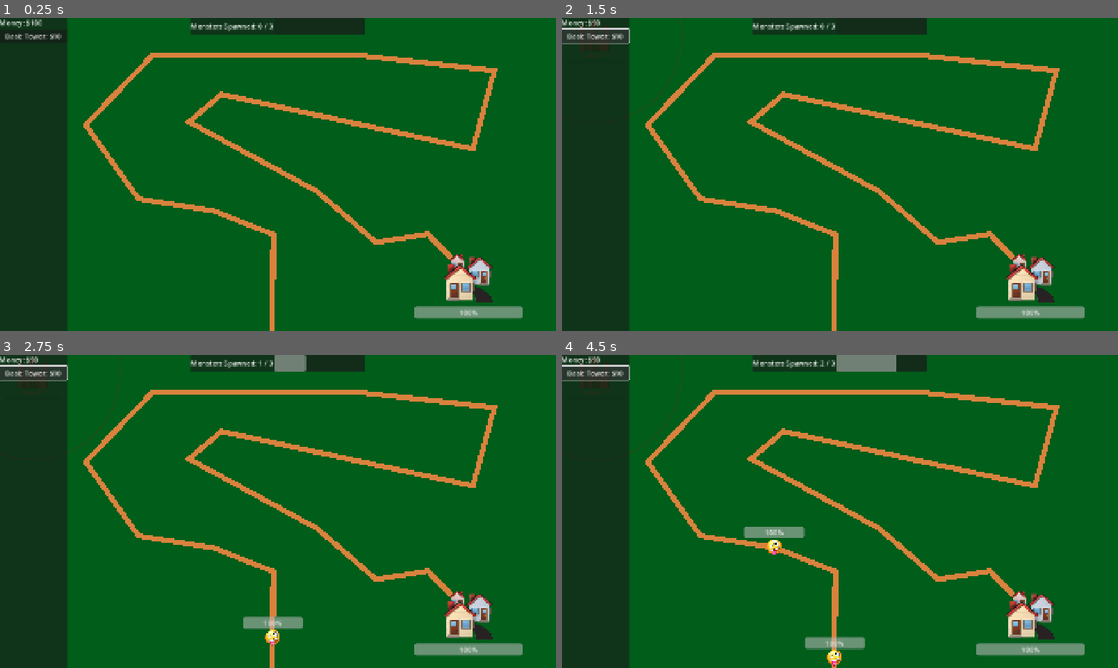
Above: before the commit, frames 1-4 (two rows, left to right).
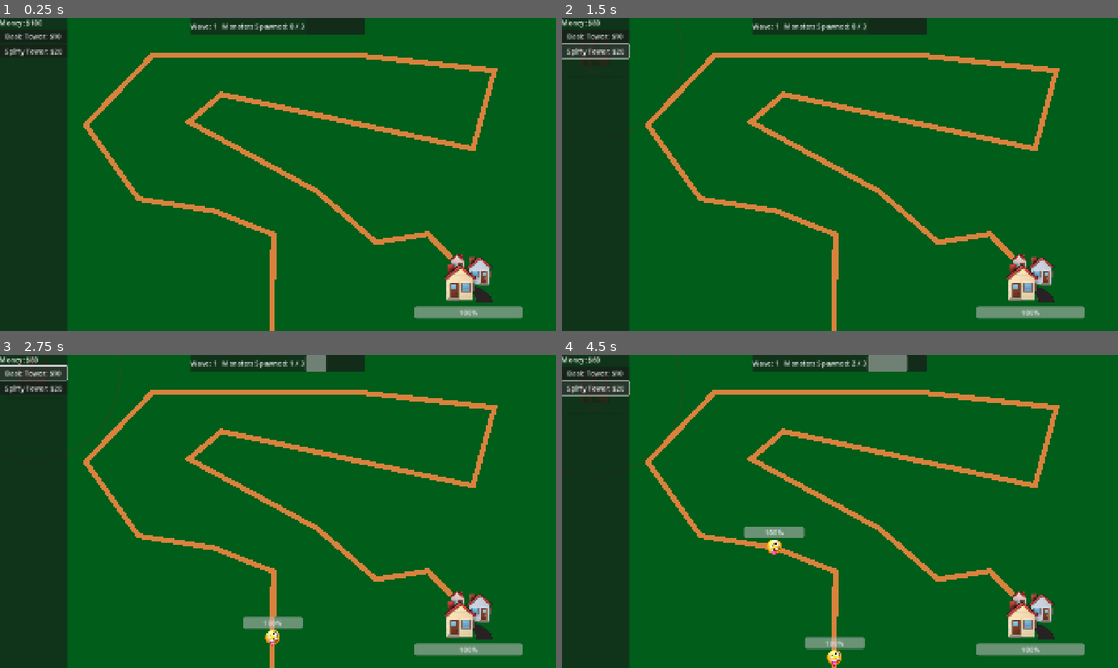
Above: after the commit, the same moments.

Repository: alexcolemandata/tower-defense
Game: Godot game, scene res://game.tscn
Two runs of this game, one before a commit and one after it. Both use one fixed random seed, a clock stepped at 60 frames per second and the inputs below.
Inputs:
- Up to frame 1 (0.25 s): no input
- Up to frame 2 (1.5 s): click "Basic Tower: $10" at 0.5 s; click "Basic Tower: $10" (after the commit: "Spiffy Tower: $20") at 1.25 s
- Up to frame 3 (2.75 s): click "Basic Tower: $10" at 2 s
- Up to frame 4 (4.5 s): click "Basic Tower: $10" (after the commit: "Spiffy Tower: $20") at 2.75 s; click "Basic Tower: $10" at 3.5 s; click "Basic Tower: $10" (after the commit: "Spiffy Tower: $20") at 4.25 s

The runs differ from the first frame. In frame 1, 0.4% of the frame differs, in the area x 0-55%, y 1-13%; in frame 2, 1.1%; in frame 3, 0.8%; in frame 4, 1.5%, in the area x 0-63%, y 0-37%.

Commit message:
ability to trigger next wave

Diff:
--- a/game.gd
+++ b/game.gd
@@ -14,13 +14,15 @@
 var seconds_since_monster: float = 0.
 var money: int = 100
 var purchase_tower_button: Button
+var wave: int = 1
 
 enum GameState {PLAYING, PLACING_TOWER, GAME_OVER, VICTORY}
 var game_state = GameState.PLAYING
 
 
 var tower_costs: Dictionary[String, int] = {
-	"Basic Tower": 10
+	"Basic Tower": 10,
+	"Spiffy Tower": 20,
 }
 
 func _ready() -> void:
@@ -32,6 +34,8 @@
 		var tower_cost = tower_costs[tower_name]
 		purchase_tower_button = in_game_ui.tower_purchase_menu.add_tower_to_purchase(tower_name, tower_cost)
 		purchase_tower_button.pressed.connect(_attempt_purchase.bind(tower_name, tower_cost))
+
+	in_game_ui.next_wave_button.pressed.connect(trigger_next_wave)
 
 	return
 
@@ -55,6 +59,15 @@
 	refresh_money()
 
 	return
+
+func trigger_next_wave() -> void:
+	wave += 1
+	monsters_spawned = 0
+	total_monsters_to_spawn *= 2
+	refresh_monster_counts()
+	in_game_ui.set_next_wave_button_enabled(false)
+	town.stop_celebrating()
+	game_state = GameState.PLAYING
 
 func choosing_tower_placement(tower_name: String) -> void:
 	print("placing: " + tower_name)
@@ -92,6 +105,7 @@
 
 func refresh_monster_counts() -> void:
 	in_game_ui.set_monster_progress(monsters_spawned, total_monsters_to_spawn)
+	in_game_ui.set_wave_number(wave)
 
 func exit_game() -> void:
 	get_tree().quit()
@@ -123,6 +137,7 @@
 
 func victory() -> void:
 	game_state = GameState.VICTORY
+	in_game_ui.set_next_wave_button_enabled(true)
 	town.start_celebrating()
 
 func handle_death(died) -> void:
--- a/game.tscn
+++ b/game.tscn
@@ -56,7 +56,6 @@
 [node name="Town" parent="." instance=ExtResource("4_fc0e3")]
 unique_name_in_owner = true
 position = Vector2(1020, 559)
-max_health = null
 
 [node name="Camera2D" type="Camera2D" parent="."]
 position = Vector2(582, 314)
--- a/in_game_ui.gd
+++ b/in_game_ui.gd
@@ -4,6 +4,11 @@
 @onready var tower_purchase_menu: TowerPurchaseMenu = %TowerPurchaseMenu
 @onready var monster_spawned_progress_bar: ProgressBar = %MonsterSpawnedProgressBar
 @onready var monsters_spawned_label: Label = %MonstersSpawnedLabel
+@onready var wave_number_label: Label = %WaveNumberLabel
+@onready var next_wave_button: Button = %NextWaveButton
+
+func _ready() -> void:
+	set_next_wave_button_enabled(false)
 
 func set_money(money: int) -> void:
 	money_display.text = "Money: $" + str(money)
@@ -13,3 +18,10 @@
 	monster_spawned_progress_bar.value = current
 	monsters_spawned_label.text = "Monsters Spawned: " + str(current) + " / " + str(maximum)
 	return
+
+func set_wave_number(wave: int) -> void:
+	wave_number_label.text = "Wave: " + str(wave)
+
+func set_next_wave_button_enabled(is_enabled: bool) -> void:
+	next_wave_button.visible = is_enabled
+	next_wave_button.disabled = not is_enabled
--- a/in_game_ui.tscn
+++ b/in_game_ui.tscn
@@ -51,6 +51,9 @@
 anchors_preset = 5
 anchor_left = 0.5
 anchor_right = 0.5
+offset_left = -200.0
+offset_right = 200.0
+offset_bottom = 40.0
 grow_horizontal = 2
 
 [node name="HBoxContainer" type="HBoxContainer" parent="TopPanel"]
@@ -60,6 +63,15 @@
 anchor_bottom = 1.0
 grow_horizontal = 2
 grow_vertical = 2
+
+[node name="WaveNumberLabel" type="Label" parent="TopPanel/HBoxContainer"]
+unique_name_in_owner = true
+layout_mode = 2
+text = "Wave: 10"
+
+[node name="VSeparator" type="VSeparator" parent="TopPanel/HBoxContainer"]
+custom_minimum_size = Vector2(0, 40)
+layout_mode = 2
 
 [node name="MonstersSpawnedLabel" type="Label" parent="TopPanel/HBoxContainer"]
 unique_name_in_owner = true
@@ -72,3 +84,19 @@
 size_flags_horizontal = 3
 size_flags_vertical = 1
 show_percentage = false
+
+[node name="NextWaveButton" type="Button" parent="."]
+unique_name_in_owner = true
+layout_mode = 1
+anchors_preset = 3
+anchor_left = 1.0
+anchor_top = 1.0
+anchor_right = 1.0
+anchor_bottom = 1.0
+offset_left = -236.0
+offset_top = -240.0
+offset_right = -130.0
+offset_bottom = -209.0
+grow_horizontal = 0
+grow_vertical = 0
+text = "Next Wave??"
--- a/town.gd
+++ b/town.gd
@@ -41,3 +41,7 @@
 func start_celebrating() -> void:
 	speech_bubble.text = "Hooray, Hoorah!"
 	celebrate_sprites.visible = true
+
+func stop_celebrating() -> void:
+	speech_bubble.text = ""
+	celebrate_sprites.visible = false
Not shown, changed: TODO.md
